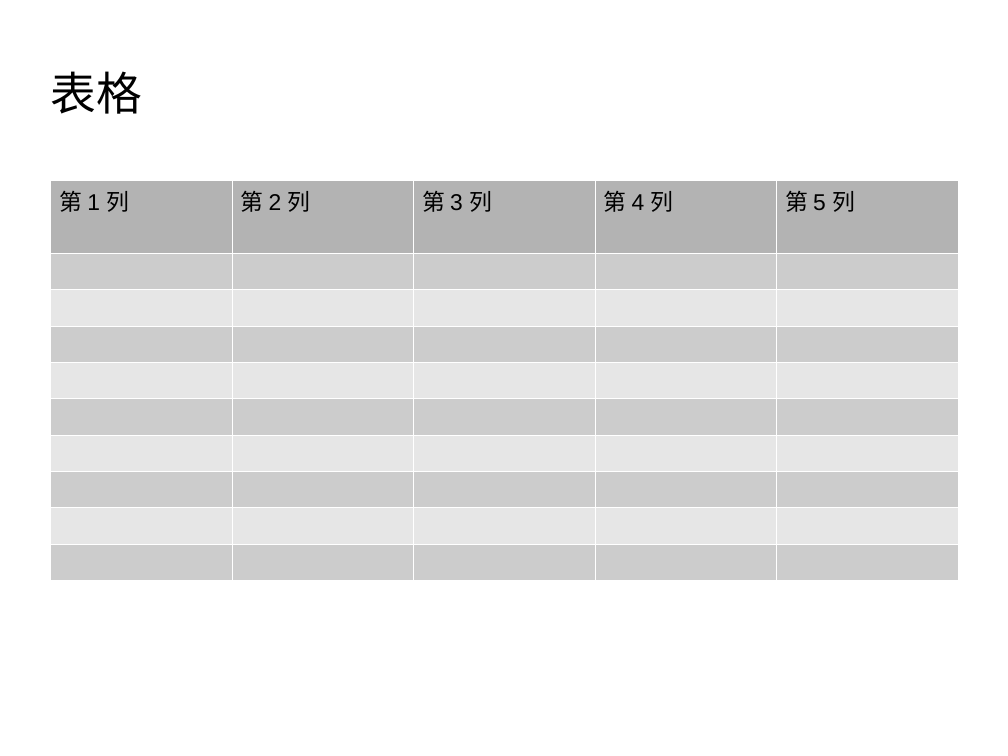
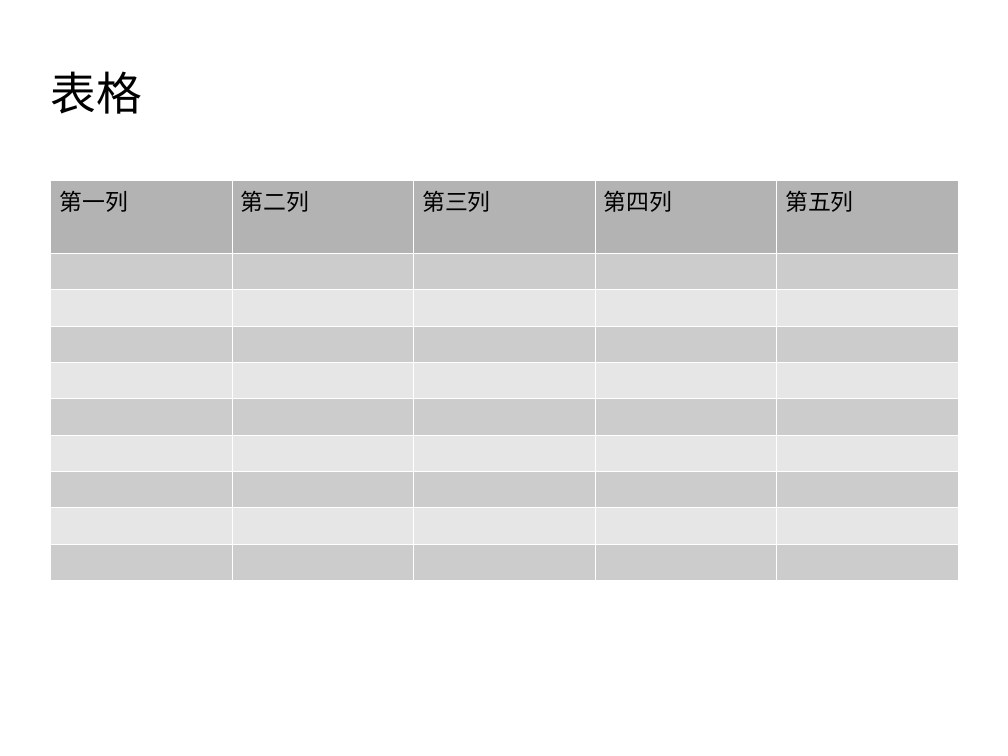
Before and after one commit to arham4748/QA-Project, a slide deck: slide 3 of Target Folder/QA-Files/zh-CN/English File.pptx. Drawn at 1008x756 pixels with LibreOffice and Linux fonts; fonts in the diff are those of the drawing; background and template pictures are left out. Boxes give left, top, right and bottom in pixels: in the first picture for what was removed or moved away, otherwise in the second. Text is boxed around its words. In the diff, an @@ line names an element or a change of style, - is before the commit and + after.

```diff
--- a/Target Folder/QA-Files/zh-CN/English File.pptx
+++ b/Target Folder/QA-Files/zh-CN/English File.pptx
@@ table at [50, 180, 957, 579] @@
-row 1: 第 1 列 | 第 2 列 | 第 3 列 | 第 4 列 | 第 5 列
+row 1: 第一列 | 第二列 | 第三列 | 第四列 | 第五列
```
Also in this commit, not shown: 1 other slide changed.
